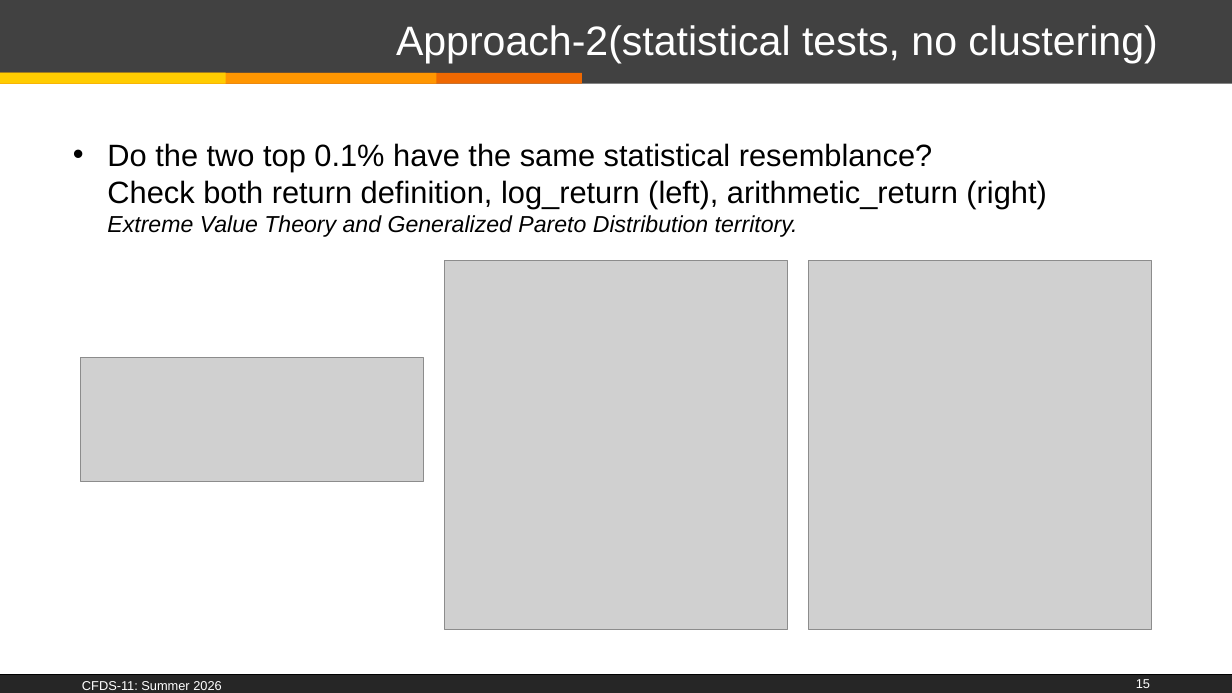
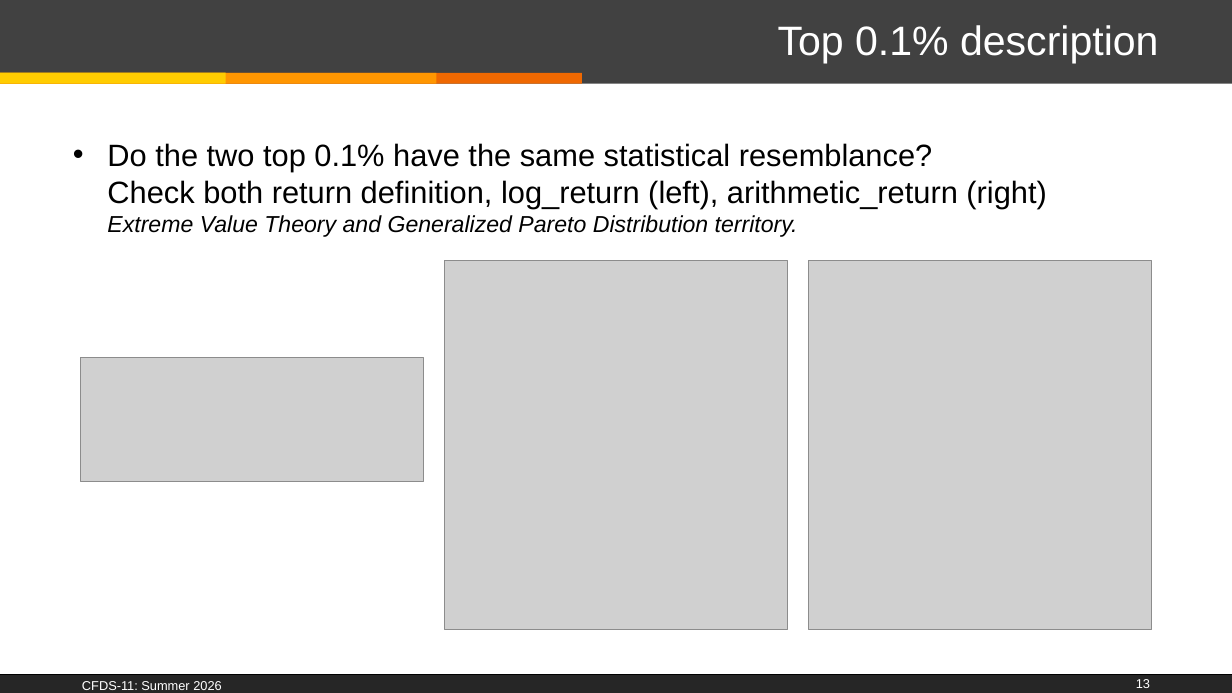
Before and after one commit to PierreNiberon/CFDS-Project, a slide deck: slide 13 of CFDS-11_Class-2025_26-Pierre.pptx (slide 15 before the commit). Drawn at 1232x693 pixels with LibreOffice and Linux fonts; fonts in the diff are those of the drawing; grey boxes stand for pictures; background and template pictures are left out. Boxes give left, top, right and bottom in pixels: in the first picture for what was removed or moved away, otherwise in the second. Text is boxed around its words. In the diff, an @@ line names an element or a change of style, - is before the commit and + after.

```diff
--- a/CFDS-11_Class-2025_26-Pierre.pptx
+++ b/CFDS-11_Class-2025_26-Pierre.pptx
@@ title at bbox=[778, 25, 1159, 63]: text changed @@
-Approach-2(statistical tests, no clustering)
+Top 0.1% description
@@ page number at bbox=[1136, 679, 1150, 688]: text changed @@
-15
+13
```
Also in this commit, not shown: 13 other slides changed, 16 slides added, 1 other file.
